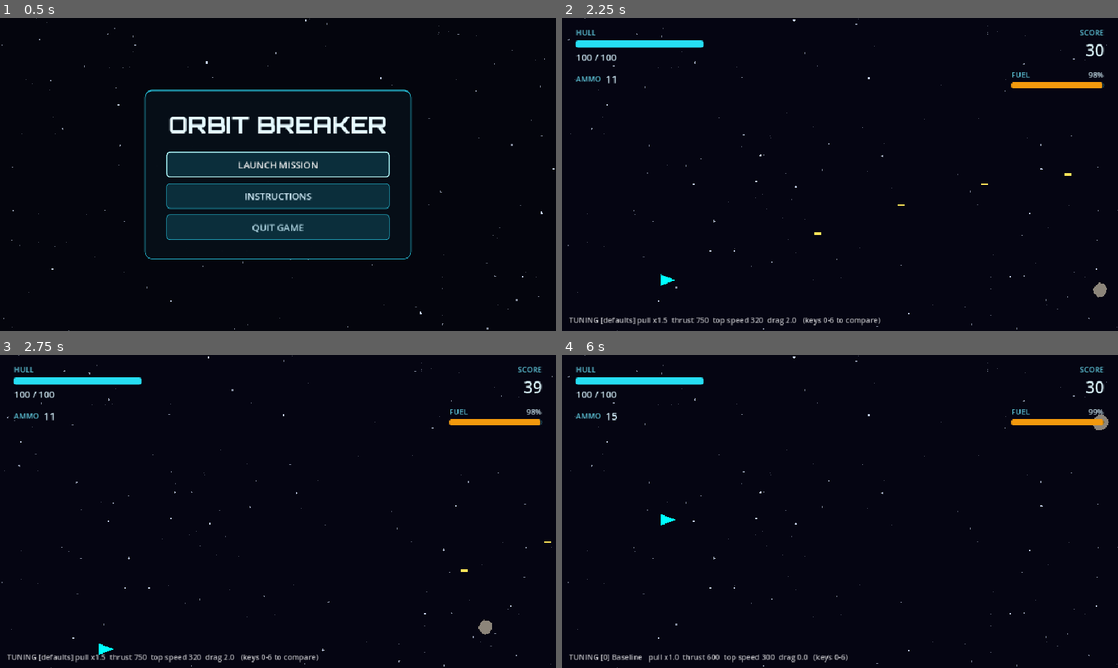
Above: before the commit, frames 1-4 (two rows, left to right).
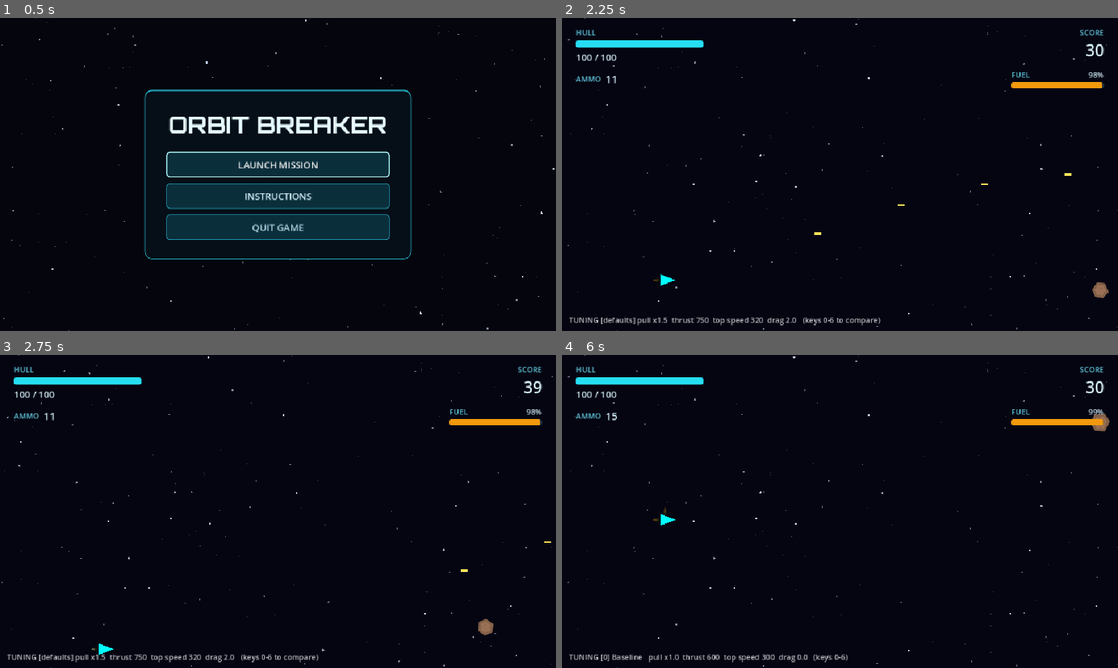
Above: after the commit, the same moments.

Repository: EzaanSaeed/OrbitBreaker
Game: Godot game, scene res://scenes/MainMenu.tscn
Same seed, same stepped clock (60 frames per second), same inputs: the game is played once before the commit and once after it.
Inputs (mouse positions are in pixels of both pictures, inside the frame that each line leads up to):
- Up to frame 1 (0.5 s): no input
- Up to frame 2 (2.25 s): click "LAUNCH MISSION" at 0.5 s; tap Enter at 1.25 s; move the mouse to (962, 158) at 1.27 s; hold S (thrust_down) 1.28-2 s; hold Space (shoot) 1.28-2 s; click (962, 158) at 1.42 s; drag from (728, 190) to (667, 249) at 2.02 s
- Up to frame 3 (2.75 s): no input
- Up to frame 4 (6 s): move the mouse to (895, 442) at 2.77 s; hold S (thrust_down) 2.78-3.5 s; tap I at 2.85 s; click "RETURN TO MENU" at 3.5 s; click "RESTART" at 4.25 s; drag from (812, 574) to (673, 464) at 5.02 s; move the mouse to (1006, 558) at 5.77 s; hold S (thrust_down) from 5.78 s (still down); tap 0 at 5.85 s

Frame 1 is identical in both runs. In frame 2, 0.1% of the frame differs, in the area x 16-99%, y 83-90%; in frame 3, 0.1%; in frame 4, 0.1%, in the area x 16-99%, y 18-54%.

Commit message:
feat: Kenney meteor sprites, asteroid burst and thruster flames
Art: Kenney "Space Shooter Remastered" (CC0), copied into assets/kenney/
with its license (only the 15 files used).

- asteroid.gd: draws a random grey/brown meteor sprite scaled to the
  hitbox (hitbox unchanged); the old polygon stays as a fallback
- asteroid_burst.gd: flash + four tiny fragments when an asteroid is
  deactivated (shot or rammed); frees itself after 0.4 s
- thruster_flame.gd + ThrusterFlame node under Player in main.tscn:
  flickering rear flame always; flame below when thrusting up, above when
  thrusting down; none with empty fuel, both keys held, or when dead.
  player.gd untouched.
- docs/itch-page.md: Kenney credit

Co-Authored-By: Claude Opus 5.5 <noreply@anthropic.com>

Diff:
--- a/scenes/main.tscn
+++ b/scenes/main.tscn
@@ -10,6 +10,7 @@
 [ext_resource type="Script" path="res://scripts/starfield.gd" id="9_stars"]
 [ext_resource type="PackedScene" path="res://scenes/bullet_pickup.tscn" id="10_ammo"]
 [ext_resource type="Script" path="res://scripts/tuning_presets.gd" id="11_tuning"]
+[ext_resource type="Script" path="res://scripts/thruster_flame.gd" id="12_flame"]
 
 [node name="Main" type="Node2D" unique_id=1538353141 node_paths=PackedStringArray("world", "player", "hud", "background")]
 script = ExtResource("1_tbgi4")
@@ -33,6 +34,9 @@
 thrust_power = 750.0
 max_vertical_speed = 320.0
 
+[node name="ThrusterFlame" type="Node2D" parent="Player" unique_id=1730004520]
+script = ExtResource("12_flame")
+
 [node name="HUD" parent="." unique_id=1203309656 instance=ExtResource("6_hud")]
 
 [node name="TuningPresets" type="Node" parent="." unique_id=1730004377]
--- a/scripts/asteroid.gd
+++ b/scripts/asteroid.gd
@@ -19,7 +19,7 @@
 		_build_outline()
 ## Health scale is 0–100 (Spaceship.max_health), so 25 = four hits to die.
 @export var collision_damage: int = 25
-## Placeholder look until real art exists.
+## Fallback look if no meteor texture is available.
 @export var color: Color = Color(0.55, 0.52, 0.48):
 	set(value):
 		color = value
@@ -31,8 +31,24 @@
 ## single collision must not inflict repeated damage".)
 var is_active: bool = true
 
+## Kenney "Space Shooter Remastered" meteors (CC0, assets/kenney/LICENSE-kenney.txt).
+const TEXTURES: Array[Texture2D] = [
+	preload("res://assets/kenney/meteors/meteorGrey_big1.png"),
+	preload("res://assets/kenney/meteors/meteorGrey_big2.png"),
+	preload("res://assets/kenney/meteors/meteorGrey_big3.png"),
+	preload("res://assets/kenney/meteors/meteorGrey_big4.png"),
+	preload("res://assets/kenney/meteors/meteorBrown_big1.png"),
+	preload("res://assets/kenney/meteors/meteorBrown_big2.png"),
+	preload("res://assets/kenney/meteors/meteorBrown_big3.png"),
+	preload("res://assets/kenney/meteors/meteorBrown_big4.png"),
+]
+## The sprite is drawn this much wider than the hitbox, so the rock's edge
+## lines up with where collisions actually happen (meteor art isn't round).
+const VISUAL_SCALE: float = 1.15
+
 var _outline: PackedVector2Array = PackedVector2Array()
 var _spin: float = 0.0
+var _texture: Texture2D = TEXTURES.pick_random()
 
 @onready var _collision_shape: CollisionShape2D = $CollisionShape2D
 
@@ -56,7 +72,11 @@
 
 
 func _draw() -> void:
-	if _outline.size() >= 3:
+	if _texture != null:
+		var size := _texture.get_size()
+		var fit := radius * 2.0 * VISUAL_SCALE / maxf(size.x, size.y)
+		draw_texture_rect(_texture, Rect2(-size * fit / 2.0, size * fit), false)
+	elif _outline.size() >= 3:
 		draw_colored_polygon(_outline, color)
 
 
@@ -73,6 +93,12 @@
 	set_deferred("monitoring", false)
 	set_deferred("monitorable", false)
 	hide()
+	# Visual only: a short burst where the asteroid was (shot or rammed).
+	if not Engine.is_editor_hint() and is_inside_tree() and get_parent() != null:
+		var burst := AsteroidBurst.new()
+		burst.position = position
+		burst.size = radius
+		get_parent().add_child.call_deferred(burst)
 
 
 ## Scroll with the world.
--- /dev/null
+++ b/scripts/asteroid_burst.gd
@@ -0,0 +1,39 @@
+class_name AsteroidBurst
+extends Node2D
+## Short visual burst when an asteroid is destroyed: a bright flash plus a few
+## tiny rock fragments flying apart. Purely visual, frees itself after ~0.4 s.
+## Owner: Developer A. Art: Kenney "Space Shooter Remastered" (CC0).
+
+const FLASH: Texture2D = preload("res://assets/kenney/effects/star2.png")
+const FRAGMENTS: Array[Texture2D] = [
+	preload("res://assets/kenney/meteors/meteorGrey_tiny1.png"),
+	preload("res://assets/kenney/meteors/meteorGrey_tiny2.png"),
+	preload("res://assets/kenney/meteors/meteorBrown_tiny1.png"),
+	preload("res://assets/kenney/meteors/meteorBrown_tiny2.png"),
+]
+const DURATION: float = 0.4
+
+## Radius of the destroyed asteroid; scales the effect.
+var size: float = 14.0
+
+
+func _ready() -> void:
+	var flash := Sprite2D.new()
+	flash.texture = FLASH
+	flash.modulate = Color(1.0, 0.85, 0.5)
+	flash.scale = Vector2.ONE * size / 20.0
+	add_child(flash)
+	var tween := create_tween().set_parallel()
+	tween.tween_property(flash, "scale", Vector2.ONE * size / 7.0, DURATION * 0.6)
+	tween.tween_property(flash, "modulate:a", 0.0, DURATION * 0.6)
+	tween.tween_property(flash, "rotation", PI / 4.0, DURATION * 0.6)
+	for i in 4:
+		var piece := Sprite2D.new()
+		piece.texture = FRAGMENTS.pick_random()
+		piece.scale = Vector2.ONE * clampf(size / 18.0, 0.5, 1.0)
+		add_child(piece)
+		var direction := Vector2.from_angle(TAU * i / 4.0 + randf_range(-0.5, 0.5))
+		tween.tween_property(piece, "position", direction * size * 2.2, DURATION)
+		tween.tween_property(piece, "rotation", randf_range(-3.0, 3.0), DURATION)
+		tween.tween_property(piece, "modulate:a", 0.0, DURATION)
+	tween.chain().tween_callback(queue_free)
--- /dev/null
+++ b/scripts/thruster_flame.gd
@@ -0,0 +1,62 @@
+class_name ThrusterFlame
+extends Node2D
+## Engine flames for the ship (visual only). Child of the Player in main.tscn,
+## so Developer B's player.gd is untouched. Owner: Developer A.
+## Art: Kenney "Space Shooter Remastered" fire12/fire13 (CC0).
+##
+## - A small rear flame always burns (the ship is always flying forward).
+## - Thrusting up shows a flame under the ship; thrusting down, one above it.
+##   No flame when out of fuel, when both keys are held, or when dead.
+
+const FRAMES: Array[Texture2D] = [
+	preload("res://assets/kenney/effects/fire12.png"),
+	preload("res://assets/kenney/effects/fire13.png"),
+]
+## Seconds per flicker frame.
+const FLICKER: float = 0.06
+
+var _ship: Spaceship
+var _rear: Sprite2D
+var _below: Sprite2D
+var _above: Sprite2D
+var _time: float = 0.0
+
+
+func _ready() -> void:
+	_ship = get_parent() as Spaceship
+	# The flame art points down with its wide end at the top (the nozzle);
+	# offset so each sprite's nozzle sits at its node position.
+	_rear = _make_flame(Vector2(-11, 0), PI / 2.0, Vector2(0.45, 0.4))   # points left
+	_below = _make_flame(Vector2(-2, 8), 0.0, Vector2(0.45, 0.45))       # points down
+	_above = _make_flame(Vector2(-2, -8), PI, Vector2(0.45, 0.45))       # points up
+	z_index = -1   # behind the ship
+
+
+func _make_flame(at: Vector2, angle: float, size: Vector2) -> Sprite2D:
+	var sprite := Sprite2D.new()
+	sprite.texture = FRAMES[0]
+	sprite.centered = true
+	sprite.offset = Vector2(0, FRAMES[0].get_height() / 2.0)
+	sprite.position = at
+	sprite.rotation = angle
+	sprite.scale = size
+	add_child(sprite)
+	return sprite
+
+
+func _process(delta: float) -> void:
+	_time += delta
+	var frame: Texture2D = FRAMES[int(_time / FLICKER) % FRAMES.size()]
+	var alive := _ship == null or _ship.is_alive
+	var can_thrust := alive and (_ship == null or _ship.fuel == null or not _ship.fuel.is_empty())
+	var direction := Input.get_axis("thrust_up", "thrust_down") if can_thrust else 0.0
+	_rear.visible = alive
+	_below.visible = direction < 0.0   # thrusting up pushes exhaust downward
+	_above.visible = direction > 0.0
+	for sprite in [_rear, _below, _above]:
+		sprite.texture = frame
+	# Slight size wobble so the flame looks alive.
+	var wobble := 1.0 + 0.12 * sin(_time * 40.0)
+	_rear.scale.y = 0.4 * wobble
+	_below.scale.y = 0.45 * wobble
+	_above.scale.y = 0.45 * wobble
Not shown, added: assets/kenney/LICENSE-kenney.txt
Binary file added: assets/kenney/effects/fire12.png
Not shown, added: assets/kenney/effects/fire12.png.import
Binary file added: assets/kenney/effects/fire13.png
Not shown, added: assets/kenney/effects/fire13.png.import
Binary file added: assets/kenney/effects/star2.png
Not shown, added: assets/kenney/effects/star2.png.import
Binary file added: assets/kenney/meteors/meteorBrown_big1.png
Not shown, added: assets/kenney/meteors/meteorBrown_big1.png.import
Binary file added: assets/kenney/meteors/meteorBrown_big2.png
Not shown, added: assets/kenney/meteors/meteorBrown_big2.png.import
Binary file added: assets/kenney/meteors/meteorBrown_big3.png
(and 22 more such lines)
